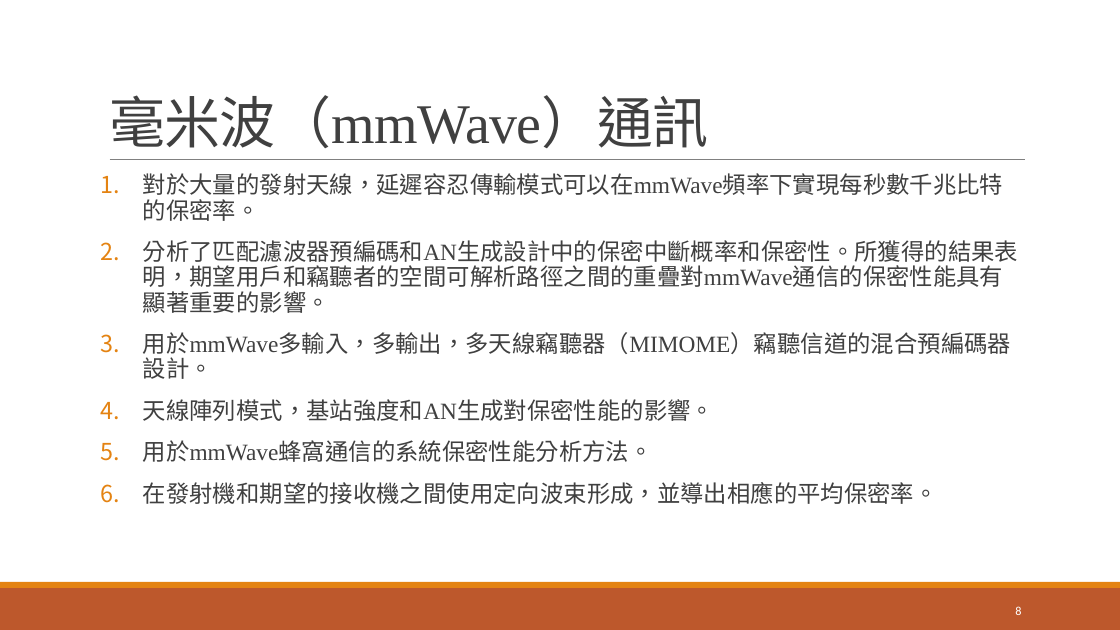
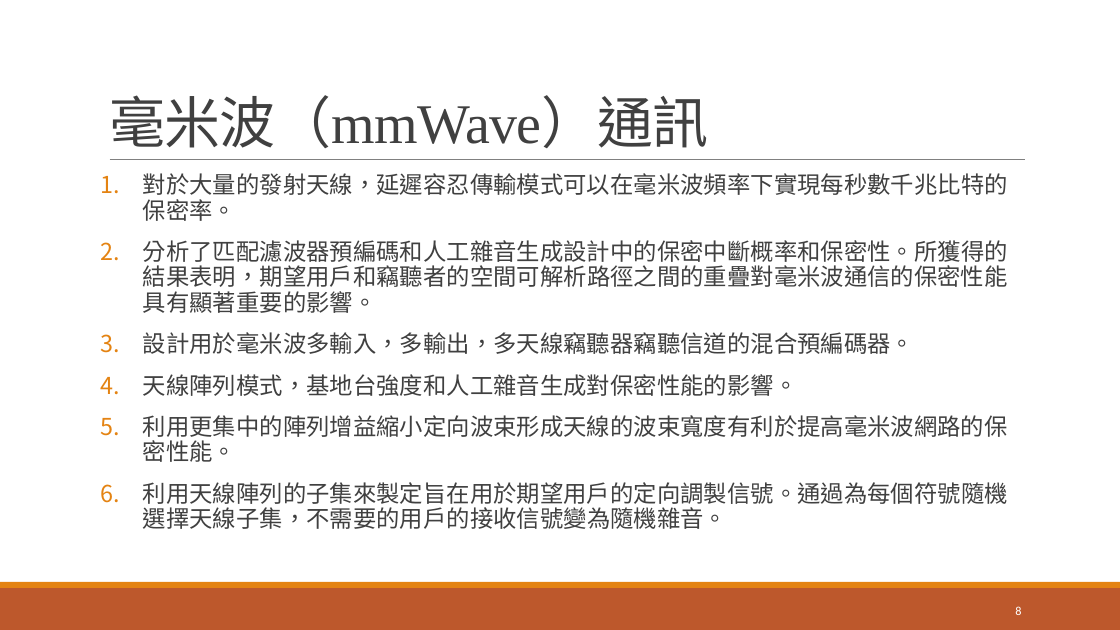
Before and after one commit to hrne/teach_java, a slide deck: slide 8 of 期末簡報_5G.pptx. Drawn at 1120x630 pixels with LibreOffice and Linux fonts; fonts in the diff are those of the drawing. Boxes give left, top, right and bottom in pixels: in the first picture for what was removed or moved away, otherwise in the second. Text is boxed around its words. In the diff, an @@ line names an element or a change of style, - is before the commit and + after.

```diff
--- a/期末簡報_5G.pptx
+++ b/期末簡報_5G.pptx
@@ text at [143, 173, 1008, 529]: text changed @@
-1. 對於大量的發射天線，延遲容忍傳輸模式可以在mmWave頻率下實現每秒數千兆比特的保密率。
-2. 分析了匹配濾波器預編碼和AN生成設計中的保密中斷概率和保密性。所獲得的結果表明，期望用戶和竊聽者的空間可解析路徑之間的重疊對mmWave通信的保密性能具有顯著重要的影響。
-3. 用於mmWave多輸入，多輸出，多天線竊聽器（MIMOME）竊聽信道的混合預編碼器設計。
-4. 天線陣列模式，基站強度和AN生成對保密性能的影響。
-5. 用於mmWave蜂窩通信的系統保密性能分析方法。
-6. 在發射機和期望的接收機之間使用定向波束形成，並導出相應的平均保密率。
+1. 對於大量的發射天線，延遲容忍傳輸模式可以在毫米波頻率下實現每秒數千兆比特的保密率。
+2. 分析了匹配濾波器預編碼和人工雜音生成設計中的保密中斷概率和保密性。所獲得的結果表明，期望用戶和竊聽者的空間可解析路徑之間的重疊對毫米波通信的保密性能具有顯著重要的影響。
+3. 設計用於毫米波多輸入，多輸出，多天線竊聽器竊聽信道的混合預編碼器。
+4. 天線陣列模式，基地台強度和人工雜音生成對保密性能的影響。
+5. 利用更集中的陣列增益縮小定向波束形成天線的波束寬度有利於提高毫米波網路的保密性能。
+6. 利用天線陣列的子集來製定旨在用於期望用戶的定向調製信號。通過為每個符號隨機選擇天線子集，不需要的用戶的接收信號變為隨機雜音。
```
Also in this commit, not shown: 12 other slides changed, 1 other file.
